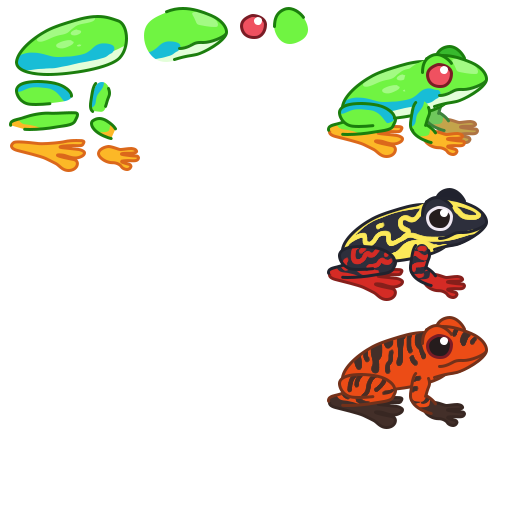
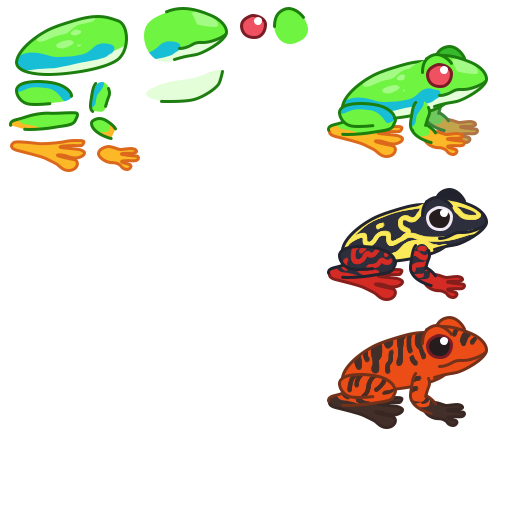
Layered file, before and after one edit (512x512). Changes by layer:
added layer "Shape 12" in group "option 1" over [160, 70, 224, 103]
added layer "Shape 12 copy" in group "option 1" over [146, 70, 222, 101]
